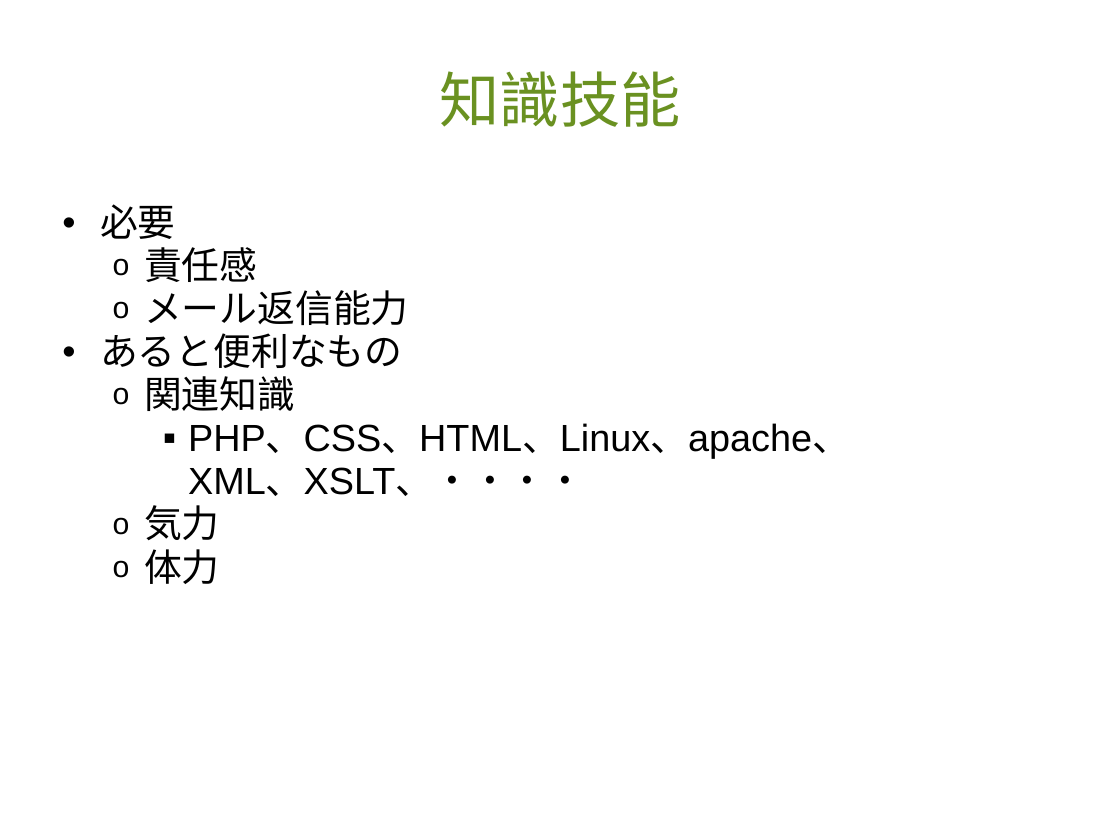
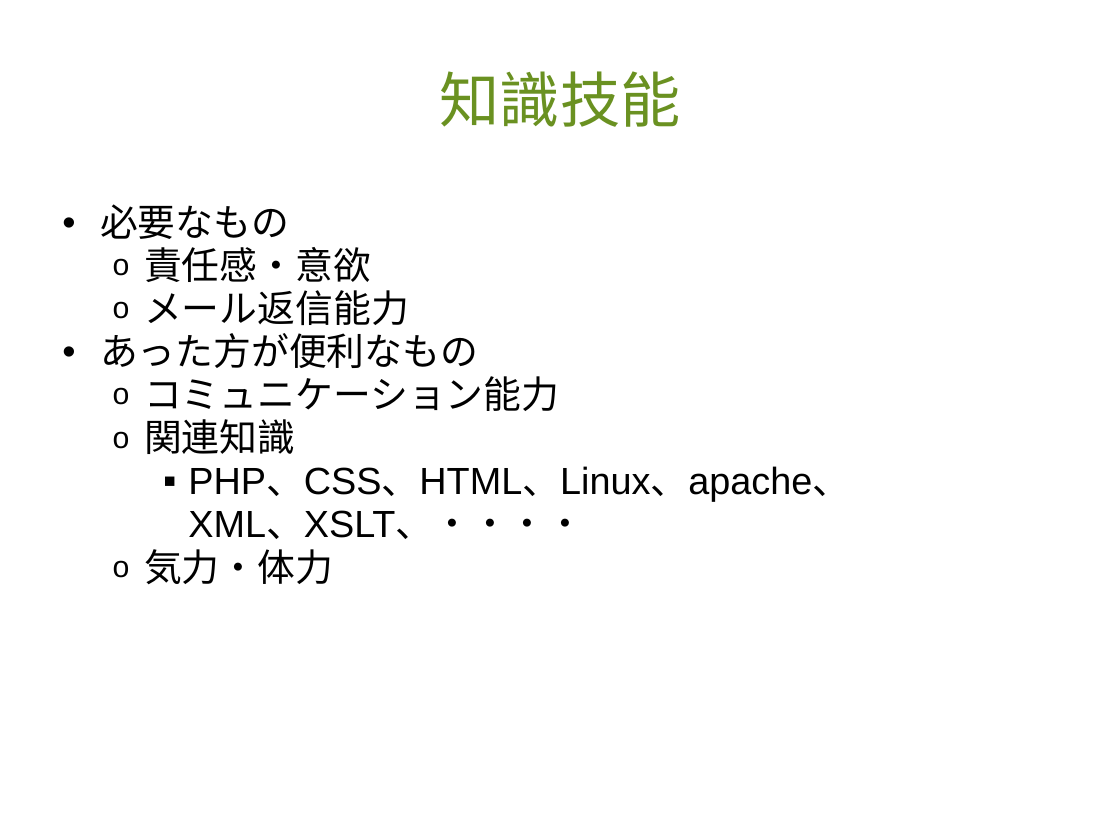
Before and after one commit to opu-yokotalab/syllabus-document, a slide deck: slide 6 of komiyama/募集.ppt. Drawn at 1120x840 pixels with LibreOffice and Linux fonts; fonts in the diff are those of the drawing; background and template pictures are left out. Boxes give left, top, right and bottom in pixels: in the first picture for what was removed or moved away, otherwise in the second. Text is boxed around its words. In the diff, an @@ line names an element or a change of style, - is before the commit and + after.

```diff
--- a/komiyama/募集.ppt
+++ b/komiyama/募集.ppt
@@ text at box(100, 204, 371, 282): text changed @@
-  • 必要
-    o 責任感
+  • 必要なもの
+    o 責任感・意欲
@@ text at box(144, 290, 850, 539): indent changed @@
@@ text at box(100, 333, 559, 411): text changed @@
-  • あると便利なもの
+  • あった方が便利なもの
+    o コミュニケーション能力
@@ text at box(144, 549, 333, 584): text changed @@
-    o 気力
-    o 体力
+    o 気力・体力
```
Also in this commit, not shown: 4 other slides changed.
